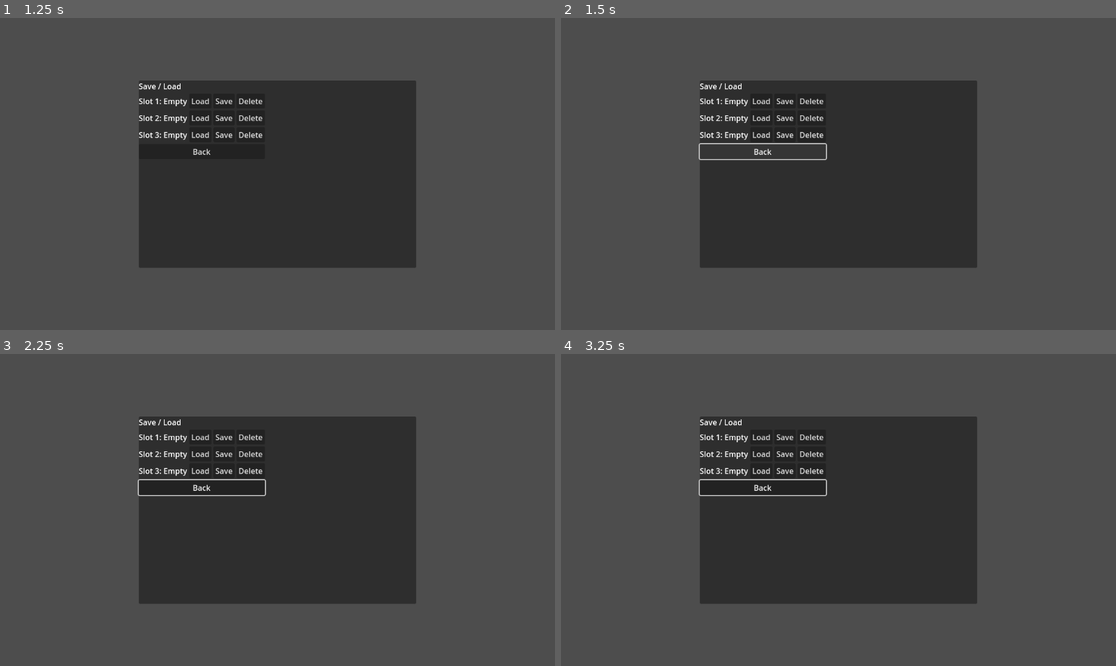
Above: before the commit, frames 1-4 (two rows, left to right).
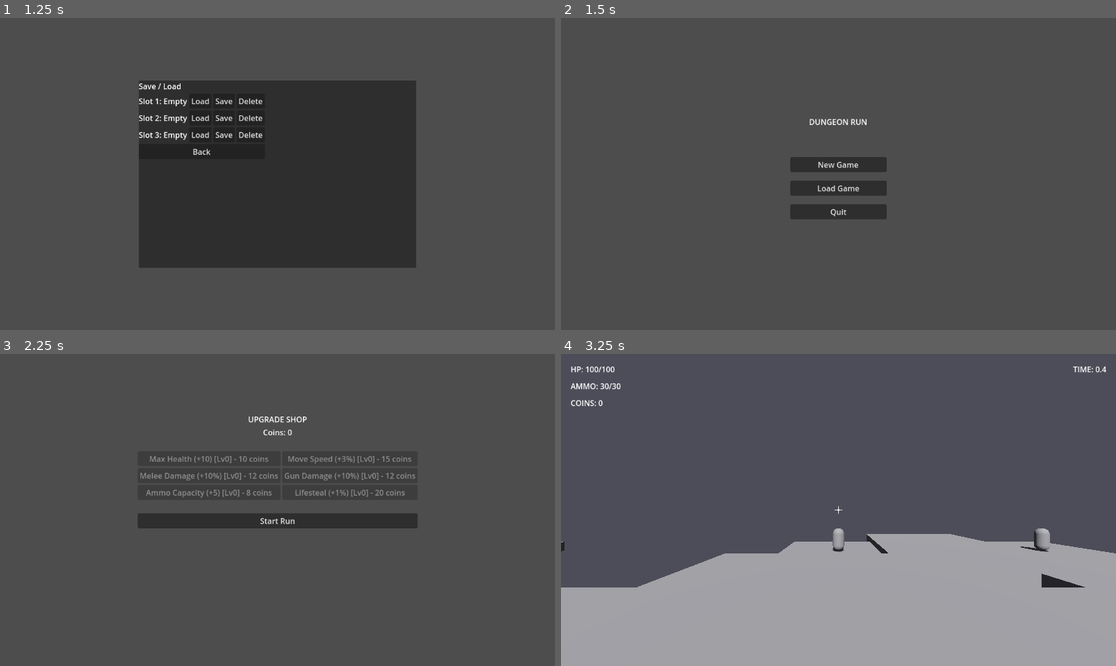
Above: after the commit, the same moments.

Repository: mandlj92/dungeonrunner
Game: Godot game, scene res://scenes/ui/save_slots.tscn
Two runs of this game, one before a commit and one after it. Both use one fixed random seed, a clock stepped at 60 frames per second and the inputs below. This scene is started directly instead of the project's main scene.
Inputs (mouse positions are in pixels of both pictures, inside the frame that each line leads up to):
- Up to frame 1 (1.25 s): tap Enter at 0.5 s; move the mouse to (399, 158) at 0.52 s; hold D (move_right) from 0.53 s (still down); hold E (melee) from 0.53 s (still down); tap Space (jump) at 0.77 s
- Up to frame 2 (1.5 s): release D (move_right) at 1.25 s; release E (melee) at 1.25 s; click "Back" at 1.25 s
- Up to frame 3 (2.25 s): click (277, 500) at 2 s, where only the run after the commit has a clickable "New Game"
- Up to frame 4 (3.25 s): click (838, 519) at 2.75 s, where only the run after the commit has a clickable "Start Run"

Frame 1 is identical in both runs. In frame 2, 26% of the frame differs, in the area x 24-75%, y 20-80%; in frame 3, 23%; in frame 4, 57%, in the area x 0-100%, y 4-100%.
Error before the commit: Parse Error: Unexpected "?" in source. If you want a ternary operator, use "truthy_value if true_condition else falsy_value". (res://scripts/ui/save_slots.gd:3…

Commit message:
modified:   scripts/player/player.gd 	modified:   scripts/ui/HUD.gd 	modified:   scripts/ui/save_slots.gd 	modified:   scripts/world/exit_portal.gd 	modified:   scripts/world/procgen.gd 	modified:   scripts/world/run_controller.gd

Diff:
--- a/scripts/player/player.gd
+++ b/scripts/player/player.gd
@@ -134,7 +134,7 @@
 	if global_transform.origin.y < fall_death_threshold:
 		_fall_timer += delta
 		if _fall_timer >= fall_death_time:
-			emit_signal("died")
+			died.emit()
 	else:
 		_fall_timer = 0.0
 
@@ -215,7 +215,7 @@
 	if health <= 0:
 		health = 0
 		_update_hud()
-		emit_signal("died")
+		died.emit()
 	else:
 		_update_hud()
 
--- a/scripts/ui/HUD.gd
+++ b/scripts/ui/HUD.gd
@@ -18,7 +18,7 @@
 		lbl.name = "SavedLabel"
 		lbl.visible = false
 		lbl.modulate = Color(1,1,1,0)
-		lbl.horizontal_alignment = 1
+		lbl.horizontal_alignment = HORIZONTAL_ALIGNMENT_CENTER
 		# anchor center-top
 		lbl.anchor_left = 0.4
 		lbl.anchor_right = 0.6
@@ -88,9 +88,10 @@
 		lbl.anchor_top = 0.0
 		lbl.anchor_bottom = 0.0
 		lbl.offset_top = 10.0
-		lbl.horizontal_alignment = 1
+		lbl.horizontal_alignment = HORIZONTAL_ALIGNMENT_CENTER
 		add_child(lbl)
 
+	lbl.horizontal_alignment = HORIZONTAL_ALIGNMENT_CENTER
 	lbl.text = text
 	lbl.visible = true
 	lbl.modulate = Color(1,1,1,0)
--- a/scripts/ui/save_slots.gd
+++ b/scripts/ui/save_slots.gd
@@ -35,8 +35,8 @@
         var slot = i + 1
         if GameState.slot_exists(slot):
             var s = GameState.get_slot_summary(slot)
-            var coins = s.has("coins") ? s.coins : 0
-            var ver = s.has("version") ? s.version : 0
+            var coins = s.coins if s.has("coins") else 0
+            var ver = s.version if s.has("version") else 0
             slot_labels[i].text = "Slot %d: Coins: %d  (v%d)" % [slot, coins, ver]
         else:
             slot_labels[i].text = "Slot %d: Empty" % slot
--- a/scripts/world/exit_portal.gd
+++ b/scripts/world/exit_portal.gd
@@ -11,4 +11,5 @@
 
 func _on_body_entered(body: Node3D) -> void:
 	if body.is_in_group("player") and body.has_signal("exited"):
-		body.emit_signal("exited")
+		# Defer so any scene changes happen outside the physics callback
+		body.call_deferred("emit_signal", "exited")
--- a/scripts/world/procgen.gd
+++ b/scripts/world/procgen.gd
@@ -5,9 +5,9 @@
 @export var room_count := 10
 @export var spacing := 18.0
 
-func generate(parent: Node3D, seed: int) -> Dictionary:
+func generate(parent: Node3D, rng_seed: int) -> Dictionary:
 	var rng = RandomNumberGenerator.new()
-	rng.seed = seed
+	rng.seed = rng_seed
 
 	var rooms := []
 	var positions := []
--- a/scripts/world/run_controller.gd
+++ b/scripts/world/run_controller.gd
@@ -14,13 +14,13 @@
 
 func _ready() -> void:
 	randomize()
-	var seed = GameState.new_run_seed()
+	var rng_seed = GameState.new_run_seed()
 
 	# generate dungeon
 	var gen = ProcGen.new()
 	gen.room_scene = room_scene
 	gen.room_count = 10
-	var data = gen.generate(world, seed)
+	var data = gen.generate(world, rng_seed)
 
 	# bake navigation after generation
 	await get_tree().process_frame
@@ -118,9 +118,13 @@
 func _on_player_died() -> void:
 	GameState.reset_run()  # Reset to level 1 on death
 	GameState.save_game()  # Save coins and progress
-	get_tree().change_scene_to_file("res://scenes/summary.tscn")
+	_queue_summary_scene_change()
 
 func _on_player_exited() -> void:
 	GameState.advance_dungeon()  # Advance to next level
 	GameState.save_game()  # Save coins and progress
-	get_tree().change_scene_to_file("res://scenes/summary.tscn")
+	_queue_summary_scene_change()
+
+func _queue_summary_scene_change() -> void:
+	# Defer scene change so we don't remove physics bodies during callbacks (e.g. portal overlap)
+	get_tree().call_deferred("change_scene_to_file", "res://scenes/summary.tscn")
